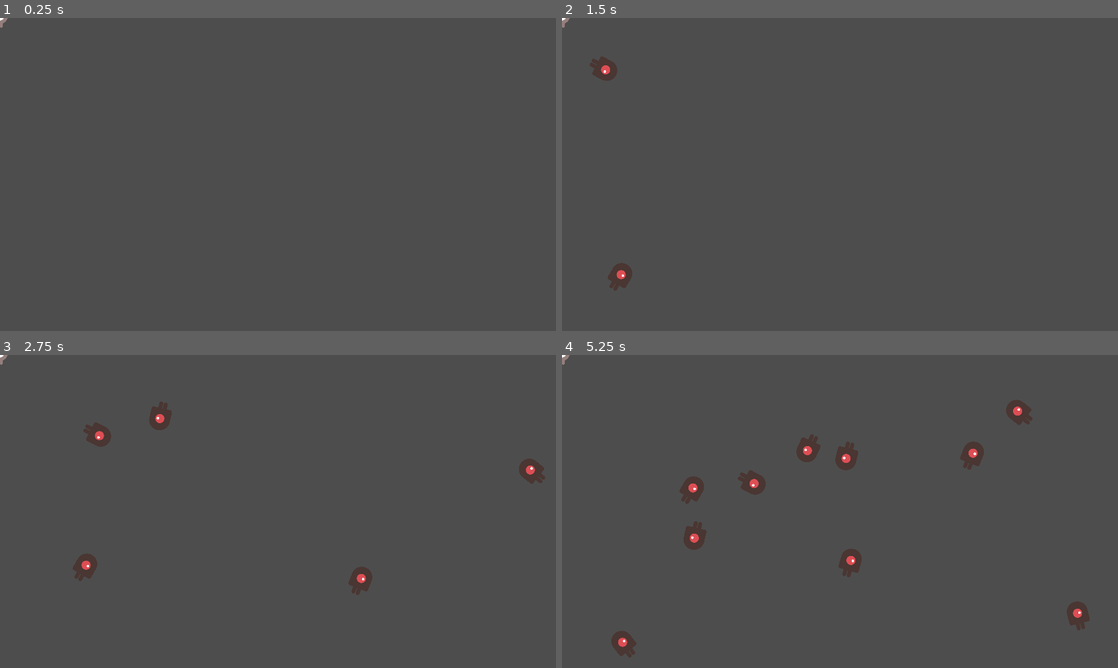
Above: before the commit, frames 1-4 (two rows, left to right).
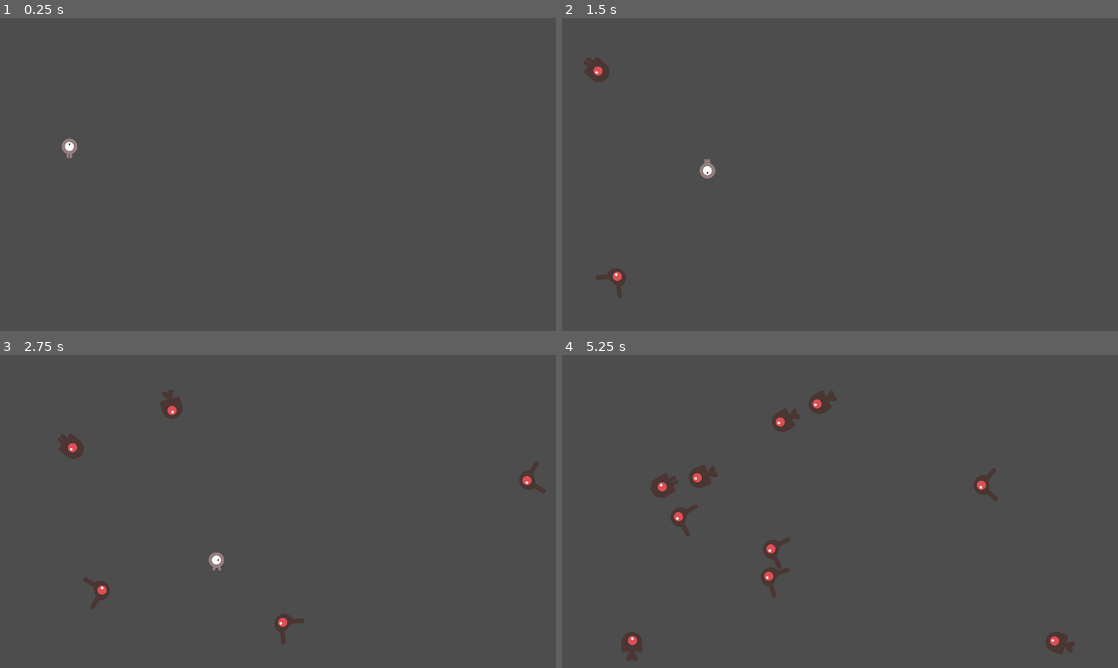
Above: after the commit, the same moments.

Repository: IanMillican/CS2053Project
Game: Godot game, scene res://creepRes/level1Creeps.tscn
The game is run twice, just before and just after one commit, with the same random seed, the same clock (stepped at 60 frames per second) and the same inputs. This scene is started directly instead of the project's main scene.
Inputs:
- Up to frame 1 (0.25 s): no input
- Up to frame 2 (1.5 s): tap Enter at 0.5 s; hold Right (right) 0.53-1.28 s; hold Down (down) from 1.28 s (still down)
- Up to frame 3 (2.75 s): release Down (down) at 2.03 s; hold Right (right) from 2.03 s (still down)
- Up to frame 4 (5.25 s): release Right (right) at 2.78 s; hold Up (ui_up) 2.78-3.53 s; hold Left (left) 3.53-5.03 s; hold Down (down) from 5.03 s (still down)

The runs differ from the first frame. In frame 1, 0.1% of the frame differs, in the area x 0-14%, y 0-45%; in frame 2, 0.6%; in frame 3, 2.3%; in frame 4, 4.5%, in the area x 0-95%, y 0-98%.

Commit message:
mobs in creep level track player

Diff:
--- a/cs2053-thegame/creepRes/level1Creeps.tscn
+++ b/cs2053-thegame/creepRes/level1Creeps.tscn
@@ -1,8 +1,9 @@
-[gd_scene load_steps=5 format=3 uid="uid://diytui7cvgvar"]
+[gd_scene load_steps=6 format=3 uid="uid://diytui7cvgvar"]
 
 [ext_resource type="Script" path="res://creepRes/level_1_creeps.gd" id="1_pdtp0"]
-[ext_resource type="PackedScene" uid="uid://dwn8fnxhiqn30" path="res://creepRes/dodge_the_creeps_2d_assets/mob.tscn" id="2_na8p5"]
-[ext_resource type="PackedScene" uid="uid://vfi5x4625ddb" path="res://creepRes/dodge_the_creeps_2d_assets/player.tscn" id="2_wrmho"]
+[ext_resource type="PackedScene" uid="uid://dwn8fnxhiqn30" path="res://creepRes/mob.tscn" id="2_na8p5"]
+[ext_resource type="PackedScene" uid="uid://vfi5x4625ddb" path="res://creepRes/player.tscn" id="2_wrmho"]
+[ext_resource type="Script" path="res://creepRes/player.gd" id="4_a8d3c"]
 
 [sub_resource type="Curve2D" id="Curve2D_acj4l"]
 _data = {
@@ -15,6 +16,7 @@
 mobScene = ExtResource("2_na8p5")
 
 [node name="player" parent="." instance=ExtResource("2_wrmho")]
+script = ExtResource("4_a8d3c")
 
 [node name="mobTimer" type="Timer" parent="."]
 wait_time = 0.5
@@ -35,7 +37,6 @@
 [node name="spawnLocation" type="PathFollow2D" parent="mobPath"]
 position = Vector2(64, 72)
 
-[connection signal="hit" from="player" to="." method="gameOver"]
 [connection signal="timeout" from="mobTimer" to="." method="_on_mob_timer_timeout"]
 [connection signal="timeout" from="scoreTimer" to="." method="_on_score_timer_timeout"]
 [connection signal="timeout" from="startTimer" to="." method="_on_start_timer_timeout"]
--- a/cs2053-thegame/creepRes/level_1_creeps.gd
+++ b/cs2053-thegame/creepRes/level_1_creeps.gd
@@ -1,11 +1,12 @@
 extends Node
 @export var mobScene: PackedScene
 var score
-var screenSize
 
 # Called when the node enters the scene tree for the first time.
 func _ready() -> void:
-	pass
+	score = 0
+	$player.start($startPos.position)
+	$startTimer.start()
 
 
 # Called every frame. 'delta' is the elapsed time since the previous frame.
@@ -19,12 +20,13 @@
 	var spawnLoc = $mobPath/spawnLocation
 	spawnLoc.progress_ratio = randf()
 	mob.position = spawnLoc.position
+	mob.look_at($player.position)
+
 	#Rotate the mob
-	var direction = spawnLoc.rotation + PI/2
-	direction += randf_range(-PI / 4, PI / 4)
-	mob.rotation = direction
+	var direction = ($player.position - mob.position).normalized()
+	var speed = randf_range(150.0, 250.0)
 	var velocity = Vector2(randf_range(150.0, 250.0), 0.0)
-	mob.linear_velocity = velocity.rotated(direction)
+	mob.linear_velocity = direction * speed
 	#Add the mob to the scene
 	add_child(mob)
 
--- a/cs2053-thegame/creepRes/mob.gd
+++ b/cs2053-thegame/creepRes/mob.gd
@@ -1,6 +1,5 @@
 extends RigidBody2D
 var screenSize
-@export var speed = 300
 
 # Called when the node enters the scene tree for the first time.
 func _ready() -> void:
@@ -17,6 +16,15 @@
 func _process(delta: float) -> void:
 	pass
 
+func _physics_process(delta: float) -> void:
+	var player = get_node("/root/Node/player")
+	var playerLoc = player.position
+	look_at(playerLoc)
+
+	var direction = (playerLoc - position).normalized()
+	var speed = randf_range(100.0,200.0)
+	linear_velocity = direction * speed
+
 
 func mod_exited_screen() -> void:
 	queue_free()
--- a/cs2053-thegame/creepRes/mob.tscn
+++ b/cs2053-thegame/creepRes/mob.tscn
@@ -1,6 +1,6 @@
 [gd_scene load_steps=10 format=3 uid="uid://dwn8fnxhiqn30"]
 
-[ext_resource type="Script" path="res://creepRes/dodge_the_creeps_2d_assets/mob.gd" id="1_pqhb8"]
+[ext_resource type="Script" path="res://creepRes/mob.gd" id="1_n8bkh"]
 [ext_resource type="Texture2D" uid="uid://cqp8akdbmyrkm" path="res://creepRes/dodge_the_creeps_2d_assets/art/enemyFlyingAlt_1.png" id="2_k6c6w"]
 [ext_resource type="Texture2D" uid="uid://dkxvn4p8dho3y" path="res://creepRes/dodge_the_creeps_2d_assets/art/enemyFlyingAlt_2.png" id="3_o3ocu"]
 [ext_resource type="Texture2D" uid="uid://ddps41a0fmbu5" path="res://creepRes/dodge_the_creeps_2d_assets/art/enemySwimming_1.png" id="4_x4bmv"]
@@ -51,7 +51,7 @@
 [node name="mob" type="RigidBody2D"]
 collision_mask = 0
 gravity_scale = 0.0
-script = ExtResource("1_pqhb8")
+script = ExtResource("1_n8bkh")
 
 [node name="CollisionShape2D" type="CollisionShape2D" parent="."]
 rotation = 1.5708
--- a/cs2053-thegame/creepRes/player.gd
+++ b/cs2053-thegame/creepRes/player.gd
@@ -1,6 +1,6 @@
 extends Area2D
 signal hit
-@export var speed = 300
+@export var speed = 350
 var screenSize
 
 
@@ -13,13 +13,13 @@
 # Called every frame. 'delta' is the elapsed time since the previous frame.
 func _process(delta: float) -> void:
 	var velocity = Vector2.ZERO
-	if Input.is_action_pressed("up"):
+	if Input.is_action_pressed("ui_up"):
 		velocity.y -= 1
-	elif Input.is_action_pressed("down"):
+	elif Input.is_action_pressed("ui_down"):
 		velocity.y += 1
-	elif Input.is_action_pressed("left"):
+	elif Input.is_action_pressed("ui_left"):
 		velocity.x -= 1
-	elif Input.is_action_pressed("right"):
+	elif Input.is_action_pressed("ui_right"):
 		velocity.x += 1
 
 	if velocity.length() > 0:
--- a/cs2053-thegame/creepRes/player.tscn
+++ b/cs2053-thegame/creepRes/player.tscn
@@ -1,6 +1,5 @@
-[gd_scene load_steps=8 format=3 uid="uid://vfi5x4625ddb"]
+[gd_scene load_steps=7 format=3 uid="uid://vfi5x4625ddb"]
 
-[ext_resource type="Script" path="res://creepRes/dodge_the_creeps_2d_assets/player.gd" id="1_4csp8"]
 [ext_resource type="Texture2D" uid="uid://chf4hjmevnvxj" path="res://creepRes/dodge_the_creeps_2d_assets/art/playerGrey_up1.png" id="1_s05cu"]
 [ext_resource type="Texture2D" uid="uid://okbwt7goypot" path="res://creepRes/dodge_the_creeps_2d_assets/art/playerGrey_up2.png" id="2_5mv1k"]
 [ext_resource type="Texture2D" uid="uid://cmlhefiv12s7n" path="res://creepRes/dodge_the_creeps_2d_assets/art/playerGrey_walk1.png" id="3_lvxp8"]
@@ -36,7 +35,6 @@
 height = 68.0
 
 [node name="player" type="Area2D"]
-script = ExtResource("1_4csp8")
 
 [node name="AnimatedSprite2D" type="AnimatedSprite2D" parent="."]
 scale = Vector2(0.5, 0.5)
